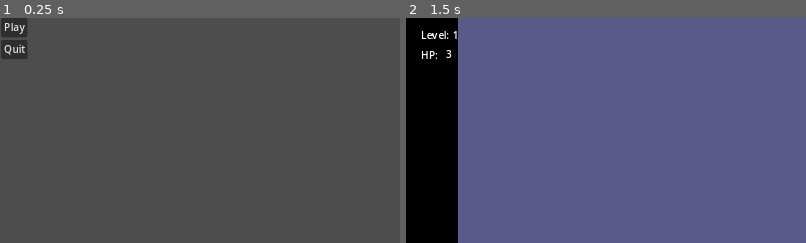
Above: before the commit, frames 1-2 (left to right).
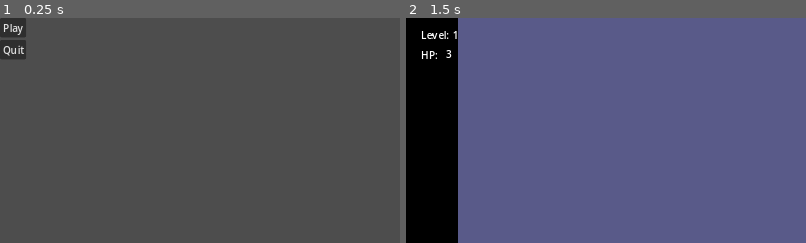
Above: after the commit, the same moments.

Repository: jhonatancunha/godot-game
Game: Godot game, scene res://main.tscn
Two runs of this game, one before a commit and one after it. Both use one fixed random seed, a clock stepped at 60 frames per second and the inputs below. This scene is started directly instead of the project's main scene.
Inputs (mouse positions are % of the whole screen's width and height, from its top left):
- Up to frame 1 (0.25 s): no input
- Up to frame 2 (1.5 s): click "Play" at 0.5 s; move the mouse to (72, 45) at 1.27 s; hold Right (right) from 1.28 s (still down); tap Space (fire) at 1.35 s; click (72, 45) at 1.42 s
The pictures show only the part of the screen within x 0-50%, y 0-50%; the shares and areas given below are measured in that part.

The runs differ from the first frame. In frame 1, 0.4% of the frame differs, in the area x 0-7%, y 0-19%; in frame 2, nothing differs.

Commit message:
feat: add splash screen

Diff:
--- a/Menu/menu.tscn
+++ b/Menu/menu.tscn
@@ -5,27 +5,41 @@
 [node name="Menu" type="Control"]
 layout_mode = 3
 anchors_preset = 0
+scale = Vector2(1, 1.00496)
 size_flags_horizontal = 4
 size_flags_vertical = 4
 script = ExtResource("1_vj4wh")
 
-[node name="CenterContainer" type="CenterContainer" parent="."]
-layout_mode = 0
-offset_left = 2.0
-offset_right = 44.0
-offset_bottom = 66.0
+[node name="Control" type="Control" parent="."]
+anchors_preset = 0
+offset_right = 40.0
+offset_bottom = 40.0
 
-[node name="VBoxContainer" type="VBoxContainer" parent="CenterContainer"]
+[node name="CenterContainer" type="CenterContainer" parent="Control"]
+layout_mode = 1
+anchors_preset = 8
+anchor_left = 0.5
+anchor_top = 0.5
+anchor_right = 0.5
+anchor_bottom = 0.5
+offset_left = -20.0
+offset_top = -20.0
+offset_right = 22.0
+offset_bottom = 46.0
+grow_horizontal = 2
+grow_vertical = 2
+
+[node name="VBoxContainer" type="VBoxContainer" parent="Control/CenterContainer"]
 layout_mode = 2
 alignment = 1
 
-[node name="Play" type="Button" parent="CenterContainer/VBoxContainer"]
+[node name="Play" type="Button" parent="Control/CenterContainer/VBoxContainer"]
 layout_mode = 2
 text = "Play"
 
-[node name="Quit" type="Button" parent="CenterContainer/VBoxContainer"]
+[node name="Quit" type="Button" parent="Control/CenterContainer/VBoxContainer"]
 layout_mode = 2
 text = "Quit	"
 
-[connection signal="pressed" from="CenterContainer/VBoxContainer/Play" to="." method="_on_play_pressed"]
-[connection signal="pressed" from="CenterContainer/VBoxContainer/Quit" to="." method="_on_quit_pressed"]
+[connection signal="pressed" from="Control/CenterContainer/VBoxContainer/Play" to="." method="_on_play_pressed"]
+[connection signal="pressed" from="Control/CenterContainer/VBoxContainer/Quit" to="." method="_on_quit_pressed"]
--- /dev/null
+++ b/SplashScreen.gd
@@ -0,0 +1,8 @@
+class_name SplashScreen
+extends Control
+
+func _ready():
+	$Timer.start()
+
+func _on_timer_timeout():
+	get_tree().change_scene_to_file("res://main.tscn")
--- /dev/null
+++ b/SplashScreen.tscn
@@ -0,0 +1,80 @@
+[gd_scene load_steps=6 format=3 uid="uid://c0ismmy6h0hjq"]
+
+[ext_resource type="Script" path="res://SplashScreen.gd" id="1_6tm08"]
+[ext_resource type="Texture2D" uid="uid://ywm2c0o4s8is" path="res://logo_gamepad_80x80.png" id="1_i7qj0"]
+
+[sub_resource type="Animation" id="Animation_dkduk"]
+resource_name = "logo"
+length = 0.5
+loop_mode = 1
+tracks/0/type = "value"
+tracks/0/imported = false
+tracks/0/enabled = true
+tracks/0/path = NodePath("CenterContainer/Sprite2D:frame")
+tracks/0/interp = 1
+tracks/0/loop_wrap = true
+tracks/0/keys = {
+"times": PackedFloat32Array(0, 0.1, 0.2, 0.3),
+"transitions": PackedFloat32Array(1, 1, 1, 1),
+"update": 1,
+"values": [0, 1, 2, 3]
+}
+
+[sub_resource type="Animation" id="Animation_iqiwg"]
+length = 0.001
+tracks/0/type = "value"
+tracks/0/imported = false
+tracks/0/enabled = true
+tracks/0/path = NodePath("CenterContainer/Sprite2D:frame")
+tracks/0/interp = 1
+tracks/0/loop_wrap = true
+tracks/0/keys = {
+"times": PackedFloat32Array(0),
+"transitions": PackedFloat32Array(1),
+"update": 1,
+"values": [0]
+}
+
+[sub_resource type="AnimationLibrary" id="AnimationLibrary_ncps1"]
+_data = {
+"RESET": SubResource("Animation_iqiwg"),
+"logo": SubResource("Animation_dkduk")
+}
+
+[node name="Node2D" type="Control"]
+layout_mode = 3
+anchors_preset = 0
+offset_left = 667.0
+offset_top = 382.0
+offset_right = 667.0
+offset_bottom = 382.0
+script = ExtResource("1_6tm08")
+
+[node name="ColorRect" type="ColorRect" parent="."]
+layout_mode = 0
+offset_left = -868.0
+offset_top = -470.0
+offset_right = -828.0
+offset_bottom = -430.0
+scale = Vector2(81.1616, 21.7155)
+color = Color(0.176419, 0.176419, 0.176419, 1)
+
+[node name="CenterContainer" type="CenterContainer" parent="."]
+layout_mode = 2
+
+[node name="Sprite2D" type="Sprite2D" parent="CenterContainer"]
+texture = ExtResource("1_i7qj0")
+hframes = 5
+
+[node name="AnimationPlayer" type="AnimationPlayer" parent="CenterContainer"]
+root_node = NodePath("../..")
+autoplay = "logo"
+libraries = {
+"": SubResource("AnimationLibrary_ncps1")
+}
+
+[node name="Timer" type="Timer" parent="."]
+process_callback = 0
+wait_time = 3.0
+
+[connection signal="timeout" from="Timer" to="." method="_on_timer_timeout"]
--- a/main.tscn
+++ b/main.tscn
@@ -5,3 +5,5 @@
 [node name="main" type="Node2D"]
 
 [node name="Menu" parent="." instance=ExtResource("1_kpmya")]
+offset_left = 0.0
+offset_right = 0.0
Binary file added: logo_gamepad_80x80.png
Not shown, added: logo_gamepad_80x80.png.import
